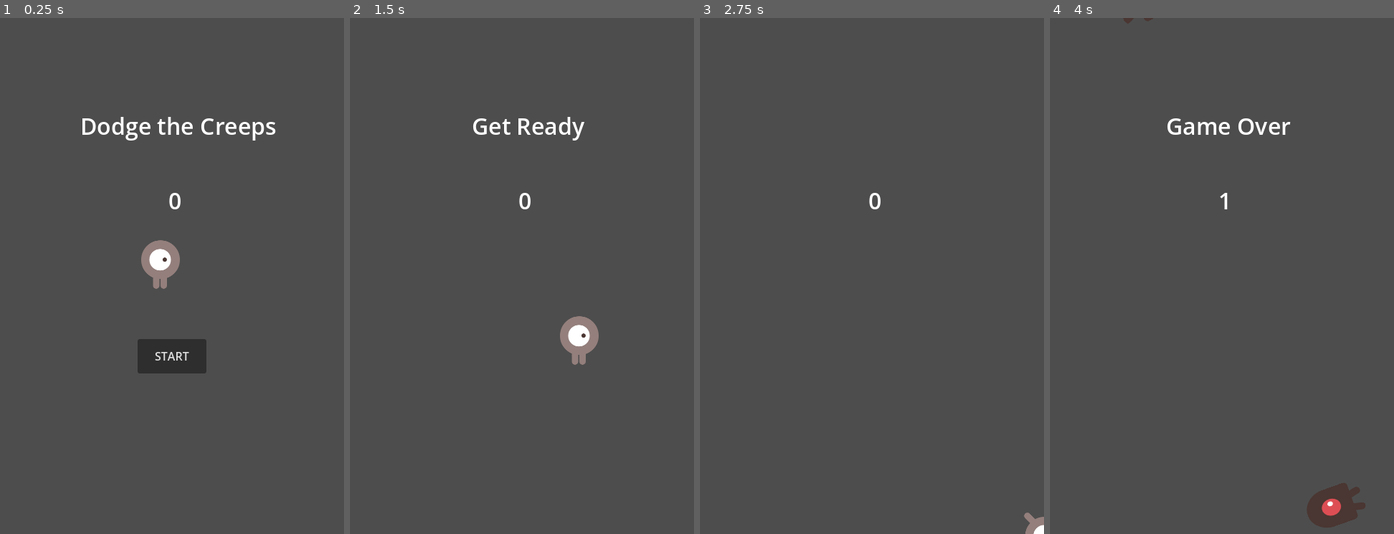
Above: before the commit, frames 1-4 (left to right).
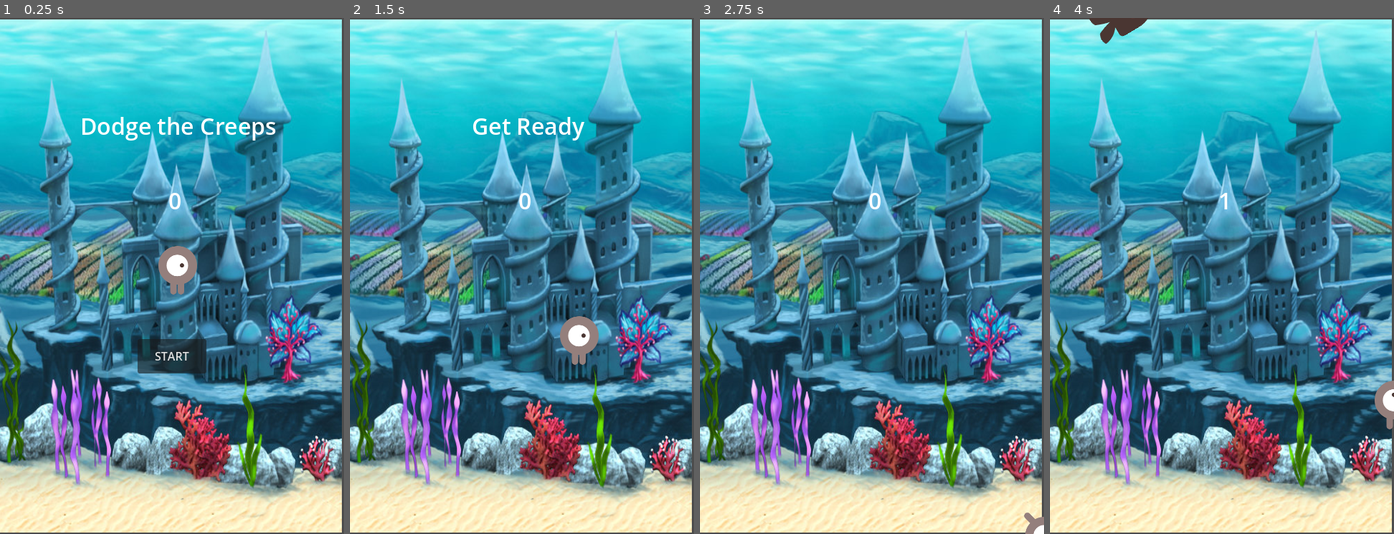
Above: after the commit, the same moments.

Repository: Isaac-Bagsangi-UB/GAMDES1_Bagsangi_Dodge_The_Creeps
Game: Godot game, scene res://main.tscn
The game is run twice, just before and just after one commit, with the same random seed, the same clock (stepped at 60 frames per second) and the same inputs.
Inputs:
- Up to frame 1 (0.25 s): no input
- Up to frame 2 (1.5 s): click "START" at 0.5 s; tap Enter at 1.25 s; hold D (move_right) from 1.28 s (still down)
- Up to frame 3 (2.75 s): release D (move_right) at 2.03 s; hold S (move_down) from 2.03 s (still down)
- Up to frame 4 (4 s): release S (move_down) at 2.78 s; hold D (move_right) 2.78-3.53 s; hold W (move_up) from 3.53 s (still down)

The runs differ from the first frame. In frame 1, 97% of the frame differs, in the area x 0-100%, y 0-100%; in frame 2, 97%; in frame 3, 98%; in frame 4, 98%.

Commit message:
Added background

Diff:
--- a/main.tscn
+++ b/main.tscn
@@ -3,6 +3,7 @@
 [ext_resource type="Script" uid="uid://c114w6xs0o5eo" path="res://main.gd" id="1_1bvp3"]
 [ext_resource type="PackedScene" uid="uid://d3vsd3pdfvwxh" path="res://mob.tscn" id="2_lquwl"]
 [ext_resource type="PackedScene" uid="uid://bq2lrqwfge6fc" path="res://player.tscn" id="3_7mycd"]
+[ext_resource type="Texture2D" uid="uid://cgudhdxpo7kgy" path="res://dodge_the_creeps_2d_assets/art/underwater.jpg" id="3_lquwl"]
 [ext_resource type="PackedScene" uid="uid://blrxdtskv51gt" path="res://HUD.tscn" id="4_272bh"]
 
 [sub_resource type="Curve2D" id="Curve2D_0e48y"]
@@ -16,7 +17,7 @@
 Mob = ExtResource("2_lquwl")
 
 [node name="MobTimer" type="Timer" parent="." unique_id=58116067]
-wait_time = 0.5
+wait_time = 0.75
 
 [node name="ScoreTimer" type="Timer" parent="." unique_id=2075843234]
 
@@ -34,8 +35,13 @@
 position = Vector2(0, 3)
 rotation = -0.0062760683
 
+[node name="Underwater" type="Sprite2D" parent="." unique_id=75209902]
+position = Vector2(234.5, 359.99997)
+scale = Vector2(0.96999997, 1.1933334)
+texture = ExtResource("3_lquwl")
+
 [node name="Player" parent="." unique_id=645726323 instance=ExtResource("3_7mycd")]
-position = Vector2(224, 344)
+position = Vector2(248, 352)
 
 [node name="HUD" parent="." unique_id=319977130 instance=ExtResource("4_272bh")]
 
Binary file added: dodge_the_creeps_2d_assets/art/underwater.jpg
Not shown, added: dodge_the_creeps_2d_assets/art/underwater.jpg.import
